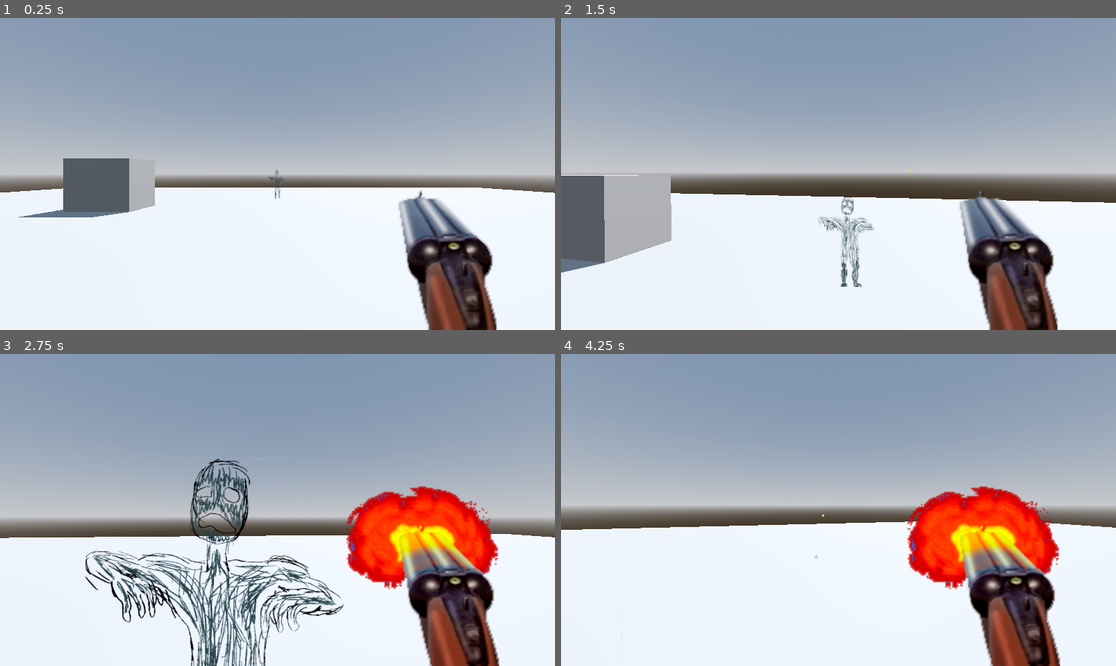
Above: before the commit, frames 1-4 (two rows, left to right).
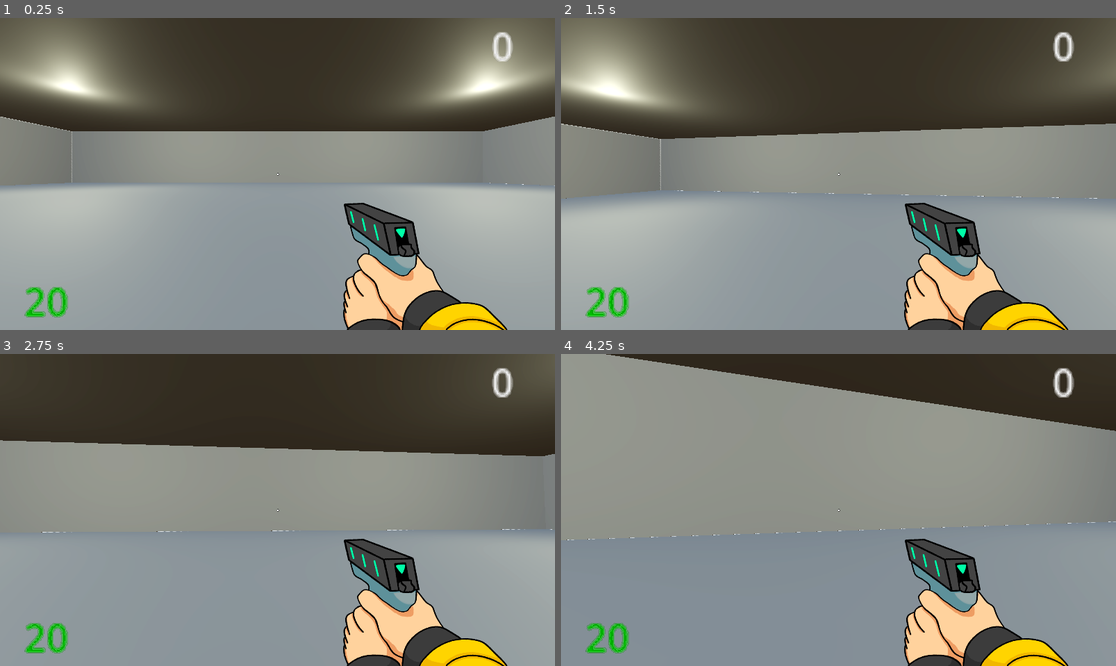
Above: after the commit, the same moments.

Repository: hugade/FPS-HD-2D
Game: Godot game, scene res://FPSHD2D.tscn
The game is run twice, just before and just after one commit, with the same random seed, the same clock (stepped at 60 frames per second) and the same inputs.
Inputs (mouse positions are in pixels of both pictures, inside the frame that each line leads up to):
- Up to frame 1 (0.25 s): no input
- Up to frame 2 (1.5 s): tap Enter at 0.5 s; move the mouse to (866, 174) at 0.52 s; press the mouse at (866, 174) at 0.53 s; hold W (up) from 0.53 s (still down); tap Space (jump) at 0.77 s; move the mouse to (810, 174) at 1.27 s; release the mouse at (810, 174) at 1.28 s; click (810, 174) at 1.35 s
- Up to frame 3 (2.75 s): keep holding W (up); tap Space (jump) at 1.52 s; move the mouse to (288, 503) at 2.02 s; press the mouse at (288, 503) at 2.03 s
- Up to frame 4 (4.25 s): keep holding W (up); move the mouse to (832, 516) at 2.77 s; release the mouse at (832, 516) at 2.78 s; click (832, 516) at 2.85 s; tap Space (jump) at 3.02, 3.77 s; move the mouse to (877, 513) at 3.52 s; press the mouse at (877, 513) at 3.53 s

The runs differ from the first frame. In frame 1, 98% of the frame differs, in the area x 0-100%, y 0-100%; in frame 2, 97%; in frame 3, 98%; in frame 4, 99%.

Commit message:
ultima subida

Diff:
--- a/BULLETScript.gd
+++ b/BULLETScript.gd
@@ -1,16 +1,37 @@
 extends Node3D
 
-const bulletspeed = 40.0
+const SPEED = 80.0
+var direction := Vector3.ZERO
+var _traveled_distance := 0.0
+const MAX_DISTANCE = 100.0
+var bulletdmg = 1.0
 
-@onready var mesh = $mesh
-@onready var ray = $RayCast3D
-# Called when the node enters the scene tree for the first time.
-func _ready() -> void:
-	pass # Replace with function body.
+@onready var area = $Area3D
 
+func _ready():
+	area.body_entered.connect(_on_body_entered)
+	set_as_top_level(true)
+	bulletdmg = get_node("/root/Node3D/Player").damage
 
-# Called every frame. 'delta' is the elapsed time since the previous frame.
-func _process(delta):
-	position += transform.basis * Vector3(0, 0, -bulletspeed) * delta
-	if ray.is_colliding():
+func _physics_process(delta):
+	if direction == Vector3.ZERO:
+		return
+
+	var step = direction * SPEED * delta
+	position += step
+	_traveled_distance += step.length()
+
+	if _traveled_distance >= MAX_DISTANCE:
 		queue_free()
+
+func get_bullet_damage() -> float:
+	return bulletdmg
+
+func _on_body_entered(body):
+	if body.is_in_group("enemigos"):
+		if body.has_method("take_damage"):
+			body.take_damage(get_bullet_damage())
+		queue_free()
+
+func _on_atkdmg_button_pressed() -> void:
+	bulletdmg += 1
--- a/FPSHD2D.tscn
+++ b/FPSHD2D.tscn
@@ -1,13 +1,12 @@
-[gd_scene load_steps=16 format=3 uid="uid://cpy6ahpj03e33"]
+[gd_scene load_steps=14 format=3 uid="uid://cpy6ahpj03e33"]
 
 [ext_resource type="Script" path="res://Player.gd" id="1_sf678"]
-[ext_resource type="Texture2D" uid="uid://7dl0l25xp3q8" path="res://ARTE PFC/copeta/gun1.png" id="2_g2ytm"]
-[ext_resource type="Texture2D" uid="uid://x11tlhnnseeu" path="res://ARTE PFC/copeta/gun2.png" id="3_035b0"]
-[ext_resource type="Texture2D" uid="uid://ccbvtdqisyd7s" path="res://ARTE PFC/copeta/gun3.png" id="4_l7anh"]
-[ext_resource type="Texture2D" uid="uid://ckuxwcq8opcsy" path="res://ARTE PFC/copeta/gun4.png" id="5_dh4tf"]
-[ext_resource type="Texture2D" uid="uid://bth6478iq5gju" path="res://ARTE PFC/copeta/gun5.png" id="6_610t3"]
-[ext_resource type="Script" path="res://enemy.gd" id="7_flvd7"]
-[ext_resource type="Texture2D" uid="uid://cxg0iiobrjjex" path="res://ARTE PFC/prueba1.png" id="7_qes4e"]
+[ext_resource type="Texture2D" uid="uid://cte7fpe1vs3qx" path="res://ARTE PFC/copeta/gun.png" id="2_08vru"]
+[ext_resource type="Texture2D" uid="uid://8nbcvp3af4tw" path="res://ARTE PFC/shoot.png" id="3_v8t01"]
+[ext_resource type="Script" path="res://spawn_manager.gd" id="4_7ga08"]
+[ext_resource type="Texture2D" uid="uid://uuxd78a83cvs" path="res://ARTE PFC/copeta/punto.png" id="4_qcx7a"]
+[ext_resource type="Script" path="res://UpgradeManager.gd" id="5_5gy0m"]
+[ext_resource type="PackedScene" uid="uid://bx4yw3my03hxh" path="res://enemyscene.tscn" id="5_7w8dc"]
 
 [sub_resource type="ProceduralSkyMaterial" id="ProceduralSkyMaterial_bvpt4"]
 sky_horizon_color = Color(0.64625, 0.65575, 0.67075, 1)
@@ -20,6 +19,7 @@
 background_mode = 2
 sky = SubResource("Sky_r82ql")
 tonemap_mode = 2
+ssao_enabled = true
 glow_enabled = true
 
 [sub_resource type="CapsuleMesh" id="CapsuleMesh_vjud6"]
@@ -31,22 +31,13 @@
 animations = [{
 "frames": [{
 "duration": 1.0,
-"texture": ExtResource("2_g2ytm")
+"texture": ExtResource("3_v8t01")
 }, {
 "duration": 1.0,
-"texture": ExtResource("3_035b0")
+"texture": ExtResource("3_v8t01")
 }, {
 "duration": 1.0,
-"texture": ExtResource("4_l7anh")
-}, {
-"duration": 1.0,
-"texture": ExtResource("5_dh4tf")
-}, {
-"duration": 1.0,
-"texture": ExtResource("6_610t3")
-}, {
-"duration": 1.0,
-"texture": ExtResource("2_g2ytm")
+"texture": ExtResource("2_08vru")
 }],
 "loop": false,
 "name": &"disparo",
@@ -54,15 +45,13 @@
 }, {
 "frames": [{
 "duration": 1.0,
-"texture": ExtResource("2_g2ytm")
+"texture": ExtResource("2_08vru")
 }],
 "loop": true,
 "name": &"idle",
 "speed": 5.0
 }]
 
-[sub_resource type="CapsuleShape3D" id="CapsuleShape3D_bg7ao"]
-
 [node name="Node3D" type="Node3D"]
 
 [node name="DirectionalLight3D" type="DirectionalLight3D" parent="."]
@@ -72,54 +61,198 @@
 [node name="WorldEnvironment" type="WorldEnvironment" parent="."]
 environment = SubResource("Environment_vym3e")
 
-[node name="suelo" type="CSGBox3D" parent="."]
+[node name="Room" type="Node3D" parent="."]
+
+[node name="pared2" type="CSGBox3D" parent="Room"]
+transform = Transform3D(1, 0, 0, 0, 1, 0, 0, 0, 1, 40, 5, 0)
+use_collision = true
+size = Vector3(0.002, 10, 80)
+
+[node name="pared" type="CSGBox3D" parent="Room"]
+transform = Transform3D(1, 0, 0, 0, 1, 0, 0, 0, 1, -40, 5, 0)
+use_collision = true
+size = Vector3(0.002, 10, 80)
+
+[node name="pared3" type="CSGBox3D" parent="Room"]
+transform = Transform3D(-4.37114e-08, 0, 1, 0, 1, 0, -1, 0, -4.37114e-08, 0, 5, -40)
+use_collision = true
+size = Vector3(0.002, 10, 80)
+
+[node name="pared4" type="CSGBox3D" parent="Room"]
+transform = Transform3D(-4.37114e-08, 0, 1, 0, 1, 0, -1, 0, -4.37114e-08, 0, 5, 40)
+use_collision = true
+size = Vector3(0.002, 10, 80)
+
+[node name="suelo2" type="CSGBox3D" parent="Room"]
+transform = Transform3D(1, 0, 0, 0, 1, 0, 0, 0, 1, 0, 9.998, 0)
+use_collision = true
+size = Vector3(80, 0.002, 80)
+
+[node name="suelo" type="CSGBox3D" parent="Room"]
 transform = Transform3D(1, 0, 0, 0, 1, 0, 0, 0, 1, 0, -0.002, 0)
 use_collision = true
-size = Vector3(50, 0.002, 50)
-
-[node name="caja" type="CSGBox3D" parent="."]
-transform = Transform3D(1, 0, 0, 0, 1, 0, 0, 0, 1, -8, 1.19901, -10)
-use_collision = true
-size = Vector3(2.94141, 2.40803, 1.87085)
-
-[node name="CharacterBody3D" type="CharacterBody3D" parent="."]
+size = Vector3(80, 0.002, 80)
+
+[node name="OmniLight3D" type="OmniLight3D" parent="Room"]
+transform = Transform3D(1, 0, 0, 0, 1, 0, 0, 0, 1, -20, 9, -20)
+light_color = Color(1, 1, 0.854902, 1)
+light_energy = 5.0
+light_specular = 1.0
+omni_range = 81.1311
+
+[node name="OmniLight3D2" type="OmniLight3D" parent="Room"]
+transform = Transform3D(1, 0, 0, 0, 1, 0, 0, 0, 1, 20, 9, -20)
+light_color = Color(1, 1, 0.854902, 1)
+light_energy = 5.0
+light_specular = 1.0
+omni_range = 81.1311
+
+[node name="OmniLight3D3" type="OmniLight3D" parent="Room"]
+transform = Transform3D(1, 0, 0, 0, 1, 0, 0, 0, 1, -20, 9, 20)
+light_color = Color(1, 1, 0.854902, 1)
+light_energy = 5.0
+light_specular = 1.0
+omni_range = 81.1311
+
+[node name="OmniLight3D4" type="OmniLight3D" parent="Room"]
+transform = Transform3D(1, 0, 0, 0, 1, 0, 0, 0, 1, 20, 9, 20)
+light_color = Color(1, 1, 0.854902, 1)
+light_energy = 5.0
+light_specular = 1.0
+omni_range = 81.1311
+
+[node name="Player" type="CharacterBody3D" parent="." groups=["player"]]
 script = ExtResource("1_sf678")
 
-[node name="MeshInstance3D" type="MeshInstance3D" parent="CharacterBody3D"]
+[node name="MeshInstance3D" type="MeshInstance3D" parent="Player"]
 transform = Transform3D(1, 0, 0, 0, 1, 0, 0, 0, 1, 0, 1, 0)
 mesh = SubResource("CapsuleMesh_vjud6")
 
-[node name="CollisionShape3D" type="CollisionShape3D" parent="CharacterBody3D"]
+[node name="CollisionShape3D" type="CollisionShape3D" parent="Player"]
 transform = Transform3D(1, 0, 0, 0, 1, 0, 0, 0, 1, 0, 1, 0)
 shape = SubResource("ConvexPolygonShape3D_k1r3q")
 
-[node name="Head" type="Node3D" parent="CharacterBody3D"]
+[node name="Head" type="Node3D" parent="Player"]
 transform = Transform3D(1, 0, 0, 0, 1, 0, 0, 0, 1, 0, 1.7176, 0)
 
-[node name="Camera3D" type="Camera3D" parent="CharacterBody3D/Head"]
-
-[node name="Gun" type="AnimatedSprite2D" parent="CharacterBody3D/Head/Camera3D"]
-position = Vector2(875, 453)
-scale = Vector2(2.80137, 2.80137)
+[node name="Camera3D" type="Camera3D" parent="Player/Head"]
+transform = Transform3D(1, 0, 0, 0, 1, 0, 0, 0, 1, 0, 0, -0.373293)
+
+[node name="Sprite2D" type="Sprite2D" parent="Player/Head/Camera3D"]
+position = Vector2(576.889, 324.5)
+scale = Vector2(0.4, 0.4)
+texture = ExtResource("4_qcx7a")
+
+[node name="Gun" type="AnimatedSprite2D" parent="Player/Head/Camera3D"]
+scale = Vector2(0.6, 0.6)
 sprite_frames = SubResource("SpriteFrames_87gny")
 animation = &"disparo"
-
-[node name="RayCast3D" type="RayCast3D" parent="CharacterBody3D/Head/Camera3D"]
-transform = Transform3D(1, 0, 0, 0, -4.37114e-08, -1, 0, 1, -4.37114e-08, 0.15035, -0.149397, 0.238943)
-
-[node name="BULLETPOS" type="Node3D" parent="CharacterBody3D/Head/Camera3D"]
-transform = Transform3D(0.999391, 0, 0.0348995, 0, 1, 0, -0.0348995, 0, 0.999391, 0.15035, -0.149397, 0.242486)
-
-[node name="ENEMY" type="CharacterBody3D" parent="."]
-transform = Transform3D(0.999997, 0.00034356, -0.0023709, -0.000337886, 0.999997, 0.00239318, 0.00237171, -0.00239237, 0.999994, 0, 1, -15)
-disable_mode = 2
-script = ExtResource("7_flvd7")
-speed = 4.0
-
-[node name="CollisionShape3D" type="CollisionShape3D" parent="ENEMY"]
-shape = SubResource("CapsuleShape3D_bg7ao")
-
-[node name="Sprite_Enemigo" type="Sprite3D" parent="ENEMY"]
-transform = Transform3D(0.2, 0, 0, 0, 0.2, 0, 0, 0, 0.2, 0, 0, 0)
-billboard = 2
-texture = ExtResource("7_qes4e")
+centered = false
+
+[node name="RayCast3D" type="RayCast3D" parent="Player/Head/Camera3D"]
+transform = Transform3D(1, 0, 0, 0, -4.37114e-08, -1, 0, 1, -4.37114e-08, 0, -0.149, -0.121662)
+
+[node name="BULLETPOS" type="Node3D" parent="Player/Head/Camera3D"]
+transform = Transform3D(1, 0, 0, 0, 1, 0, 0, 0, 1, 0.205821, -0.149397, -1.11233)
+
+[node name="ShootCoolDown" type="Timer" parent="Player"]
+one_shot = true
+
+[node name="Detector" type="Area3D" parent="Player"]
+transform = Transform3D(1, 0, 0, 0, 1, 0, 0, 0, 1, 0, 1, 0)
+
+[node name="CollisionShape3D" type="CollisionShape3D" parent="Player/Detector"]
+transform = Transform3D(1, 0, 0, 0, 1, 0, 0, 0, 1, 0, 1, 0)
+shape = SubResource("ConvexPolygonShape3D_k1r3q")
+
+[node name="UpgradeManager" type="Node3D" parent="."]
+transform = Transform3D(1, 0, 0, 0, 1, 0, 0, 0, 1, 20, 9, 20)
+script = ExtResource("5_5gy0m")
+
+[node name="Canvas" type="Node2D" parent="."]
+
+[node name="UpgradeScreen" type="CanvasGroup" parent="Canvas"]
+process_mode = 2
+visible = false
+
+[node name="TextEdit" type="TextEdit" parent="Canvas/UpgradeScreen"]
+modulate = Color(1, 1, 1, 0.964706)
+offset_left = 418.0
+offset_top = 32.0
+offset_right = 571.0
+offset_bottom = 67.0
+scale = Vector2(2, 2)
+theme_override_colors/background_color = Color(0, 0, 0, 0)
+theme_override_colors/font_placeholder_color = Color(0, 0, 0, 1)
+theme_override_colors/font_color = Color(1, 1, 1, 1)
+text = "CHOOSE UPGRADE"
+editable = false
+context_menu_enabled = false
+shortcut_keys_enabled = false
+selecting_enabled = false
+deselect_on_focus_loss_enabled = false
+drag_and_drop_selection_enabled = false
+virtual_keyboard_enabled = false
+middle_mouse_paste_enabled = false
+scroll_fit_content_height = true
+
+[node name="ATKDMGButton" type="Button" parent="Canvas/UpgradeScreen"]
+process_mode = 2
+offset_left = 200.0
+offset_top = 130.0
+offset_right = 450.0
+offset_bottom = 430.0
+text = "ATTACK
+DAMAGE"
+
+[node name="ATKSPDButton" type="Button" parent="Canvas/UpgradeScreen"]
+process_mode = 2
+offset_left = 695.0
+offset_top = 130.0
+offset_right = 945.0
+offset_bottom = 430.0
+text = "ATTACK
+SPEED"
+
+[node name="Layout" type="CanvasGroup" parent="Canvas"]
+
+[node name="TotalDeadEnemiesTXT" type="Label" parent="Canvas/Layout"]
+anchors_preset = 1
+anchor_left = 1.0
+anchor_right = 1.0
+offset_left = 945.0
+offset_right = 985.0
+offset_bottom = 23.0
+grow_horizontal = 0
+scale = Vector2(5, 5)
+text = "0"
+horizontal_alignment = 1
+
+[node name="VidaTXT" type="Label" parent="Canvas/Layout"]
+offset_top = 530.0
+offset_right = 40.0
+offset_bottom = 553.0
+scale = Vector2(5, 5)
+theme_override_colors/font_color = Color(0, 0.756863, 0, 1)
+text = "20"
+horizontal_alignment = 1
+vertical_alignment = 1
+
+[node name="SpawnManager" type="Node3D" parent="."]
+script = ExtResource("4_7ga08")
+enemyscene = ExtResource("5_7w8dc")
+
+[node name="PositiveLimit" type="Node3D" parent="."]
+transform = Transform3D(1, 0, 0, 0, 1, 0, 0, 0, 1, 37, 1, 37)
+
+[node name="NegativeLimit" type="Node3D" parent="."]
+transform = Transform3D(1, 0, 0, 0, 1, 0, 0, 0, 1, -37, 1, -37)
+
+[node name="EnemySpawnTimer" type="Timer" parent="."]
+wait_time = 3.0
+autostart = true
+
+[connection signal="pressed" from="Canvas/UpgradeScreen/ATKDMGButton" to="Player" method="_on_atkdmg_button_pressed"]
+[connection signal="pressed" from="Canvas/UpgradeScreen/ATKDMGButton" to="UpgradeManager" method="_on_atkdmg_button_pressed"]
+[connection signal="pressed" from="Canvas/UpgradeScreen/ATKSPDButton" to="Player" method="_on_atkspd_button_pressed"]
+[connection signal="pressed" from="Canvas/UpgradeScreen/ATKSPDButton" to="UpgradeManager" method="_on_atkspd_button_pressed"]
--- a/Player.gd
+++ b/Player.gd
@@ -1,13 +1,9 @@
 extends CharacterBody3D
 
 
-const SPEED = 5.0
-const JUMP_VELOCITY = 4.5
+const SPEED = 7.0
+const JUMP_VELOCITY = 6.0
 const SENSITIVITY = 0.003
-
-const BOB_FREQ = 2.0
-const BOB_AMP = 0.08
-var t_bob = 0.0
 
 var damage = 1.0
 
@@ -17,10 +13,20 @@
 
 var bullet = load("res://bala.tscn")
 var instance
+var life = 20
+
 @onready var bulletpos = $Head/Camera3D/BULLETPOS
+@onready var raycast = $Head/Camera3D/RayCast3D
+@onready var cooldowntimer = $ShootCoolDown
+@onready var lifetxt = $"../Canvas/Layout/VidaTXT"
+
+var can_take_damage = true
 
 func _ready():
 	Input.set_mouse_mode(Input.MOUSE_MODE_CAPTURED)
+	cooldowntimer.wait_time = 1.0
+	$Detector.connect("area_entered", Callable(self, "_on_enemy_detected"))
+	gun_anim.play("idle")
 
 func _unhandled_input(event):
 	if event is InputEventMouseMotion:
@@ -52,24 +58,39 @@
 		velocity.x = lerp(velocity.x, direction.x * SPEED,delta * 3.0)
 		velocity.z = lerp(velocity.z, direction.z * SPEED,delta * 3.0)
 
-	# HEAD BOB
-	t_bob += delta * velocity.length() * float(is_on_floor())
-	camera.transform.origin = _headbob(t_bob)
-
-	# DISPARAR
-	if Input.is_action_pressed("fire"):
-		if !gun_anim.is_playing():
-			gun_anim.play("disparo")
-			instance = bullet.instantiate()
-			instance.position = bulletpos.global_position
-			instance.transform.basis = bulletpos.global_transform.basis
-			get_parent().add_child(instance)
-
-
 	move_and_slide()
 
-func _headbob(time) -> Vector3:
-	var pos = Vector3.ZERO
-	pos.y = sin(time * BOB_FREQ) * BOB_AMP
-	pos.x = cos(time * BOB_FREQ / 2) * BOB_AMP
-	return pos
+	lifetxt.text = str(life)
+
+	if Input.is_action_pressed("fire") and cooldowntimer.is_stopped():
+		_shoot()
+		cooldowntimer.start()
+
+func _shoot():
+	gun_anim.play("disparo")
+	var new_bullet = bullet.instantiate()
+	new_bullet.global_position = bulletpos.global_position
+	new_bullet.rotation = Vector3(camera.rotation.x, head.rotation.y, 0.0)
+	if raycast.is_colliding():
+		var hit_point = raycast.get_collision_point()
+		new_bullet.direction = (hit_point - bulletpos.global_position).normalized()
+	else:
+		new_bullet.direction = -bulletpos.global_transform.basis.z.normalized()
+	get_parent().add_child(new_bullet)
+
+func _on_atkspd_button_pressed() -> void:
+	cooldowntimer.wait_time = max(0.1, cooldowntimer.wait_time - 0.2)
+
+func _on_atkdmg_button_pressed() -> void:
+	damage += 1
+
+func take_damage(damageamount: float):
+	life -= damageamount
+
+func _on_enemy_detected(area):
+	if can_take_damage and area.is_in_group("enemigos"):
+		if area.has_method("get_enemy_dmg"):
+			take_damage(area.get_enemy_dmg())
+			can_take_damage = false
+			await get_tree().create_timer(1.0).timeout
+			can_take_damage = true
--- /dev/null
+++ b/UpgradeManager.gd
@@ -0,0 +1,48 @@
+extends Node3D
+
+var deadenemies
+var totaldeadenemies
+var upgrade = false
+var atkdmglvl = 0
+var atkspdlvl = 0
+
+@onready var totaldeadenemiestxt = $"../Canvas/Layout/TotalDeadEnemiesTXT"
+@onready var upgradescreen = $"../Canvas/UpgradeScreen"
+# Called when the node enters the scene tree for the first time.
+func _ready() -> void:
+	atkdmglvl = 0.0
+	atkspdlvl = 0.0
+	deadenemies = 0.0
+	totaldeadenemies = 0.0
+
+# Called every frame. 'delta' is the elapsed time since the previous frame.
+func _process(delta: float) -> void:
+	if deadenemies >= 10.0:
+		upgrade = true
+		get_node("/root/Node3D/SpawnManager")._enemy_lvl_up()
+		deadenemies = 0.0
+	if upgrade == true:
+		upgradescreen.visible = true
+		Input.set_mouse_mode(Input.MOUSE_MODE_VISIBLE)
+		get_tree().paused = true
+	totaldeadenemiestxt.text = str(totaldeadenemies)
+
+func _lvlupatkdmg():
+	atkdmglvl += 1
+	upgradescreen.visible = false
+	upgrade = false
+	Input.set_mouse_mode(Input.MOUSE_MODE_CAPTURED)
+	get_tree().paused
+
+func _lvlupatkspd():
+	atkspdlvl += 1
+	upgradescreen.visible = false
+	upgrade = false
+	Input.set_mouse_mode(Input.MOUSE_MODE_CAPTURED)
+	get_tree().paused = false
+
+func _on_atkspd_button_pressed() -> void:
+	_lvlupatkspd()
+
+func _on_atkdmg_button_pressed() -> void:
+	_lvlupatkspd()
--- a/bala.tscn
+++ b/bala.tscn
@@ -13,7 +13,11 @@
 emission = Color(1, 0.530667, 0.12, 1)
 emission_energy_multiplier = 2.0
 
-[node name="BULLET" type="Node3D"]
+[sub_resource type="CapsuleShape3D" id="CapsuleShape3D_5p2by"]
+radius = 0.03
+height = 0.5
+
+[node name="BULLET" type="Node3D" groups=["balas"]]
 script = ExtResource("1_1lm3c")
 
 [node name="mesh" type="MeshInstance3D" parent="."]
@@ -21,5 +25,8 @@
 mesh = SubResource("CapsuleMesh_hi3e2")
 surface_material_override/0 = SubResource("StandardMaterial3D_yao12")
 
-[node name="RayCast3D" type="RayCast3D" parent="."]
+[node name="Area3D" type="Area3D" parent="."]
+
+[node name="CollisionShape3D" type="CollisionShape3D" parent="Area3D"]
 transform = Transform3D(1, 0, 0, 0, -4.37114e-08, -1, 0, 1, -4.37114e-08, 0, 0, 0)
+shape = SubResource("CapsuleShape3D_5p2by")
--- a/enemy.gd
+++ b/enemy.gd
@@ -1,10 +1,11 @@
 extends CharacterBody3D
 
-@export var speed = 2.0
-var enemylife = 3.0
-@onready var player = $"../CharacterBody3D"
-@onready var bullet = "res://bala.tscn"
+var speed
+var enemylife
+var enemydmg
+@onready var player = Node3D
 @onready var sprite = $Sprite_Enemigo
+@onready var bulletdmg
 
 var originalcolor
 var hitcolor = Color(1, 0, 0)
@@ -12,9 +13,10 @@
 func _ready():
 	if sprite:
 		originalcolor = sprite.modulate
-
-func _process(_delta):
-	var targetposition = Vector3(player.position.x, global_position.y, player.position.z)
+	player = get_tree().get_first_node_in_group("player")
+	speed = get_node("/root/Node3D/SpawnManager").enemyspd
+	enemylife = get_node("/root/Node3D/SpawnManager").enemylife
+	enemydmg = get_node("/root/Node3D/SpawnManager").enemydmg
 
 func _physics_process(delta):
 	if player:
@@ -24,7 +26,25 @@
 
 	for i in get_slide_collision_count():
 		var collision = get_slide_collision(i)
-		if collision.get_collider().name == "bullet":
-			sprite.modulet = hitcolor
-			await get_tree().create_timer(0.2).timeout
-			sprite.modulet = originalcolor
+		var collider = collision.get_collider()
+		if is_instance_valid(collider) and collider.is_in_group("balas"):
+			if collider.has_method("get_bullet_damage"):
+				take_damage(collider.get_bullet_damage())
+
+func take_damage(damageamount: float):
+	enemylife -= damageamount
+	sprite.modulate = hitcolor
+	await get_tree().create_timer(0.2).timeout
+	sprite.modulate = originalcolor
+	if enemylife <= 0:
+		get_node("/root/Node3D/UpgradeManager").deadenemies += 1
+		get_node("/root/Node3D/UpgradeManager").totaldeadenemies += 1
+		queue_free()
+
+func get_enemy_dmg() -> float:
+	return enemydmg
+
+func _on_body_entered(body):
+	if body.is_in_group("player"):
+		if body.has_method("take_damage"):
+			body.take_damage(get_enemy_dmg())
--- /dev/null
+++ b/enemyscene.tscn
@@ -0,0 +1,24 @@
+[gd_scene load_steps=4 format=3 uid="uid://bx4yw3my03hxh"]
+
+[ext_resource type="Script" path="res://enemy.gd" id="1_mt4g1"]
+[ext_resource type="Texture2D" uid="uid://bbfaqwo8xx8ou" path="res://ARTE PFC/enemigo.png" id="2_tbl2f"]
+
+[sub_resource type="CapsuleShape3D" id="CapsuleShape3D_75i2h"]
+radius = 0.446514
+height = 1.8
+
+[node name="ENEMY" type="Node3D"]
+
+[node name="ENEMY" type="CharacterBody3D" parent="." groups=["enemigos"]]
+transform = Transform3D(0.999997, 0.00034356, -0.0023709, -0.000337886, 0.999997, 0.00239318, 0.00237171, -0.00239237, 0.999994, 0, 1, 0)
+disable_mode = 2
+script = ExtResource("1_mt4g1")
+
+[node name="CollisionShape3D" type="CollisionShape3D" parent="ENEMY"]
+transform = Transform3D(1, -5.95719e-11, -2.32831e-10, -2.36469e-11, 1, 1.16415e-09, 2.32831e-10, 4.65661e-10, 1, 3.49581e-05, -0.103457, -0.000246048)
+shape = SubResource("CapsuleShape3D_75i2h")
+
+[node name="Sprite_Enemigo" type="Sprite3D" parent="ENEMY"]
+transform = Transform3D(0.2, 0, 0, 0, 0.2, 0, 0, 0, 0.2, 0, 0, 0)
+billboard = 2
+texture = ExtResource("2_tbl2f")
--- /dev/null
+++ b/spawn_manager.gd
@@ -0,0 +1,32 @@
+extends Node3D
+
+@export var enemyscene: PackedScene
+@onready var poslimit = $"../PositiveLimit"
+@onready var neglimit = $"../NegativeLimit"
+@onready var enemyspawntimer = $"../EnemySpawnTimer"
+var spawncooldown = 2.0
+var spawnenemies = 1
+var enemydmg = 2
+var enemyspd = 2.0
+var enemylife = 3
+# Called when the node enters the scene tree for the first time.
+func _ready() -> void:
+	enemyspawntimer.timeout.connect(_on_timer_timeout)
+
+func _on_timer_timeout() -> void:
+	for i in range(spawnenemies):
+		var newenemy = enemyscene.instantiate()
+		add_child(newenemy)
+		newenemy.global_position = Vector3(
+			randf_range(neglimit.position.x, poslimit.position.x),
+			0.0,
+			randf_range(neglimit.position.z, poslimit.position.z)
+		)
+
+
+func _enemy_lvl_up():
+	spawncooldown = min(0.5, spawncooldown - 0.2)
+	spawnenemies = max(5.0, spawnenemies + 1)
+	enemylife += 1
+	enemydmg = max(20.0, enemydmg + 1)
+	enemyspd = max(6.0, enemyspd + 0.5)
Binary file added: ARTE PFC/copeta/gun.png
Not shown, changed: ARTE PFC/copeta/gun.png.import
Binary file removed: ARTE PFC/copeta/gun1.png
Binary file removed: ARTE PFC/copeta/gun2.png
Not shown, removed: ARTE PFC/copeta/gun2.png.import
Binary file removed: ARTE PFC/copeta/gun3.png
Binary file removed: ARTE PFC/copeta/gun4.png
Binary file removed: ARTE PFC/copeta/gun5.png
Binary file added: ARTE PFC/copeta/punto.png
Not shown, changed: ARTE PFC/copeta/punto.png.import
Binary file added: ARTE PFC/enemigo.png
Not shown, changed: ARTE PFC/enemigo.png.import
(and 4 more such lines)
